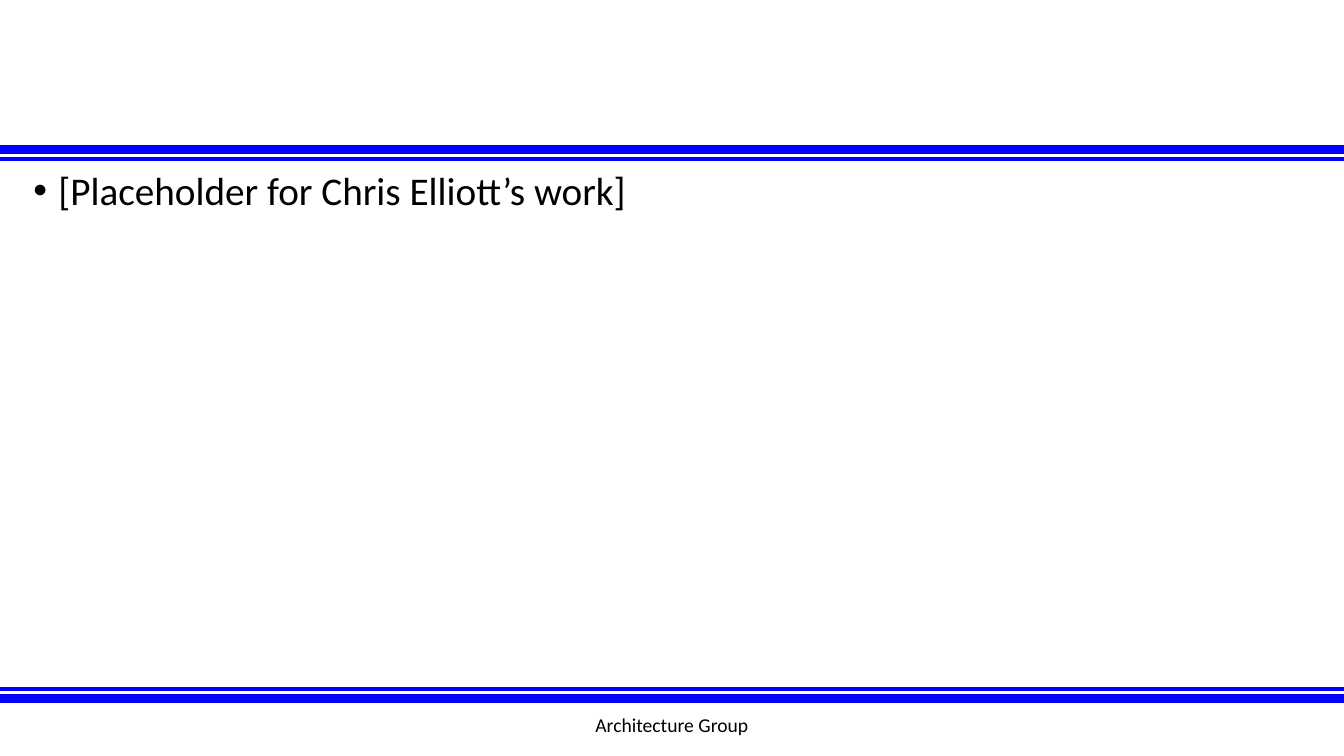
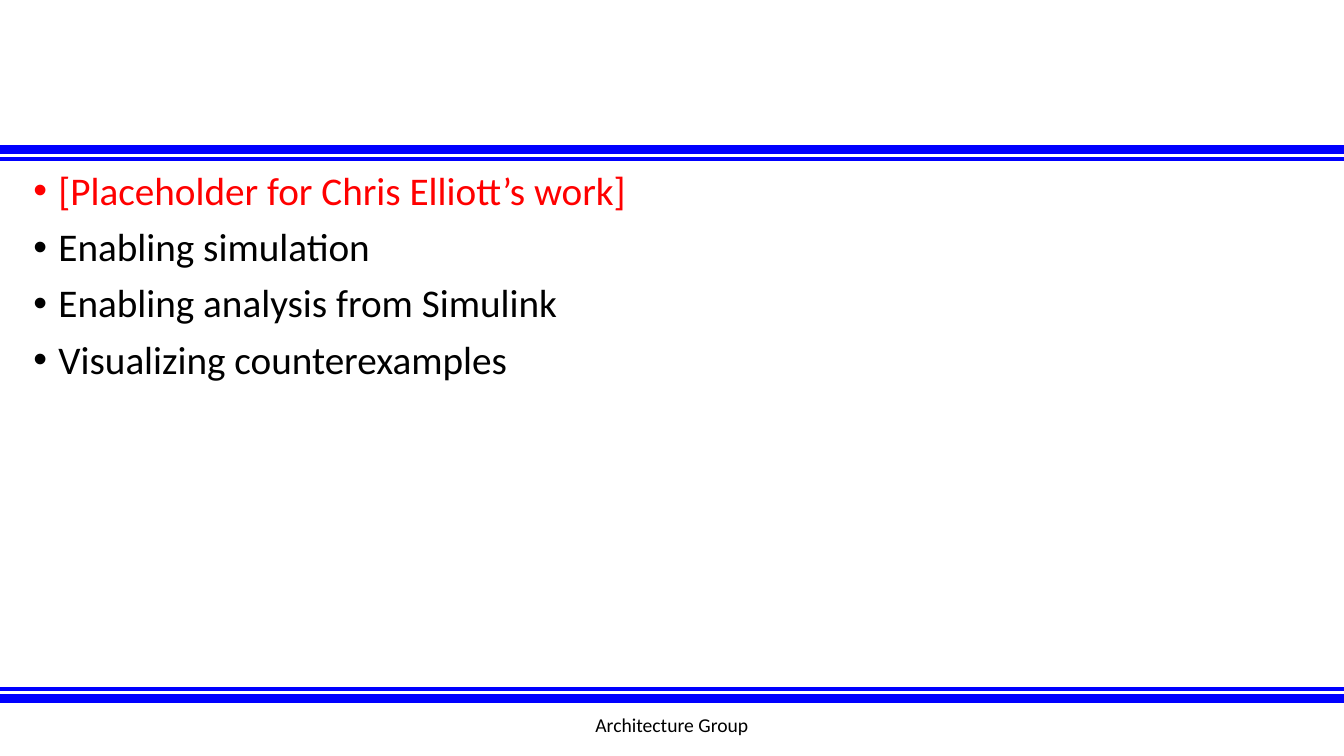
Before and after one commit to afrl-rq/OpenUxAS-SoI, a slide deck: slide 19 of presentations/S5_SoI_Architecture_Group.pptx (slide 10 before the commit). Drawn at 1344x756 pixels with LibreOffice and Linux fonts; fonts in the diff are those of the drawing; background and template pictures are left out. Boxes give left, top, right and bottom in pixels: in the first picture for what was removed or moved away, otherwise in the second. Text is boxed around its words. In the diff, an @@ line names an element or a change of style, - is before the commit and + after.

```diff
--- a/presentations/S5_SoI_Architecture_Group.pptx
+++ b/presentations/S5_SoI_Architecture_Group.pptx
@@ text at <box>58,176,626,211</box>: text colour #000000 to #FF0000 in "[Placeholder for Chris Elliott’s work]" @@
@@ text at <box>58,233,557,381</box>: paragraphs added @@
+• Enabling simulation
+• Enabling analysis from Simulink
+• Visualizing counterexamples
```
Also in this commit, not shown: 8 other slides changed, 18 slides added.
